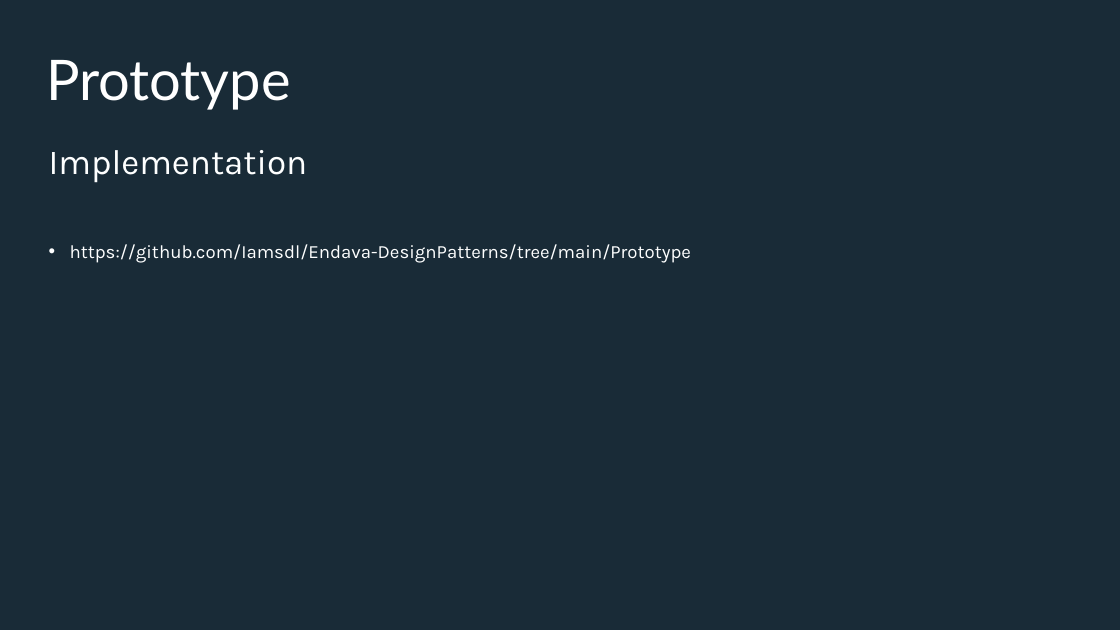
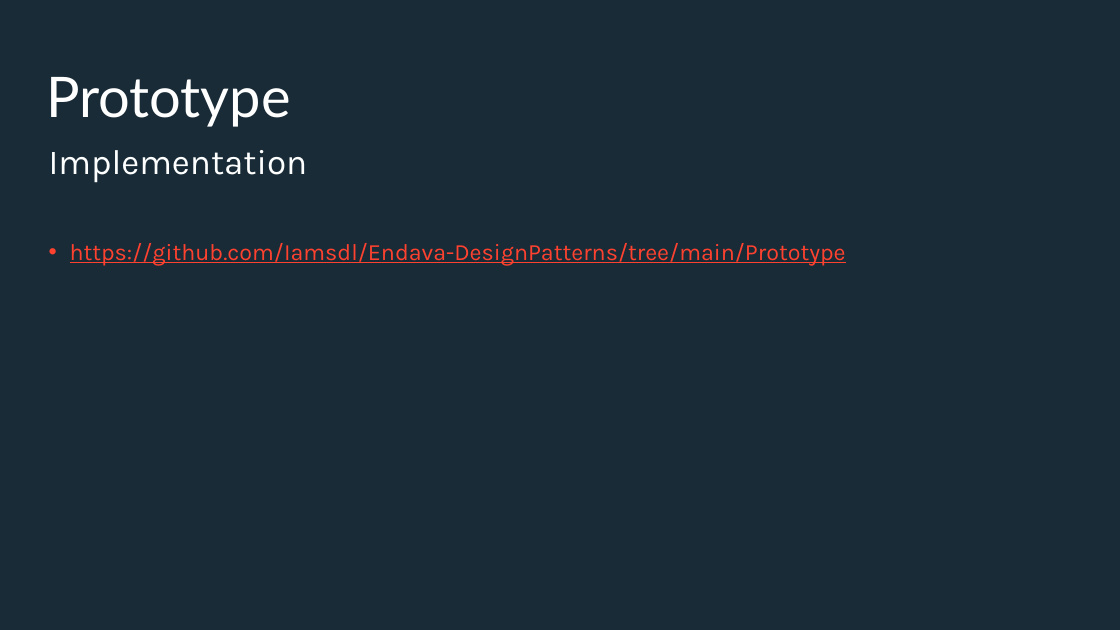
Before and after one commit to Iamsdl/Endava-DesignPatterns, a slide deck: slide 19 of PPT/Back to the basics, explaining design patterns with real life examples - Bridge & Prototype.pptx (slide 17 before the commit). Drawn at 1120x630 pixels with LibreOffice and Linux fonts; fonts in the diff are those of the drawing; background and template pictures are left out. Boxes give left, top, right and bottom in pixels: in the first picture for what was removed or moved away, otherwise in the second. Text is boxed around its words. In the diff, an @@ line names an element or a change of style, - is before the commit and + after.

```diff
--- a/PPT/Back to the basics, explaining design patterns with real life examples - Bridge & Prototype.pptx
+++ b/PPT/Back to the basics, explaining design patterns with real life examples - Bridge & Prototype.pptx
@@ title "Prototype": place and size @@
-title "Prototype" at (46,60,291,110)
+title "Prototype" at (46,77,291,127)
@@ text "https://github.com/Iamsdl/Endava-DesignPatterns/tree/main/Pr ..." at (70,243,846,266): size 32 to 40 pt, text colour #FEFFFF to #FF422F, underline on @@
```
Also in this commit, not shown: 15 other slides changed, 5 slides added, 26 other files.
